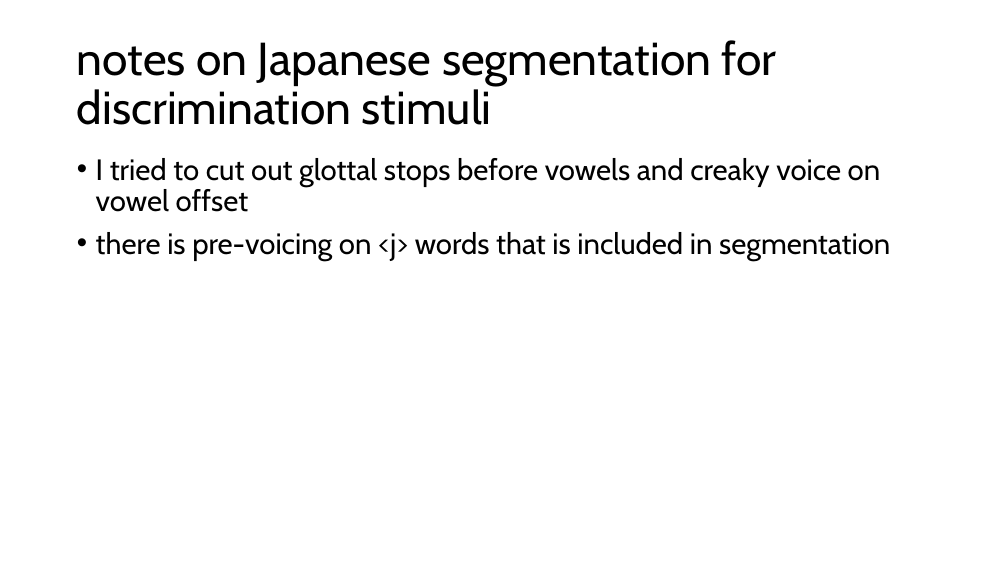
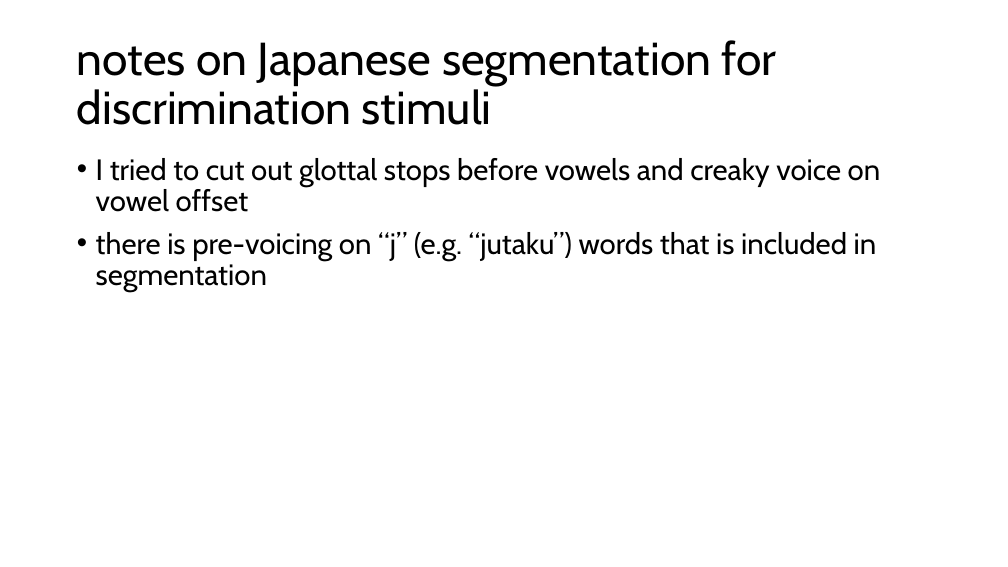
Before and after one commit to chisom-obasih/Dissertation-Open-Materials, a slide deck: slide 45 of A_Stimuli_Materials/VAS/recording_materials_and_stimuli_notes.pptx. Drawn at 1008x567 pixels with LibreOffice and Linux fonts; fonts in the diff are those of the drawing. Boxes give left, top, right and bottom in pixels: in the first picture for what was removed or moved away, otherwise in the second. Text is boxed around its words. In the diff, an @@ line names an element or a change of style, - is before the commit and + after.

```diff
--- a/A_Stimuli_Materials/VAS/recording_materials_and_stimuli_notes.pptx
+++ b/A_Stimuli_Materials/VAS/recording_materials_and_stimuli_notes.pptx
@@ text at box(96, 232, 877, 293): text changed @@
-• there is pre-voicing on <j> words that is included in segmentation
+• there is pre-voicing on “j” (e.g. “jutaku”) words that is included in segmentation
```
Also in this commit, not shown: 2 other slides changed, 13 other files.
